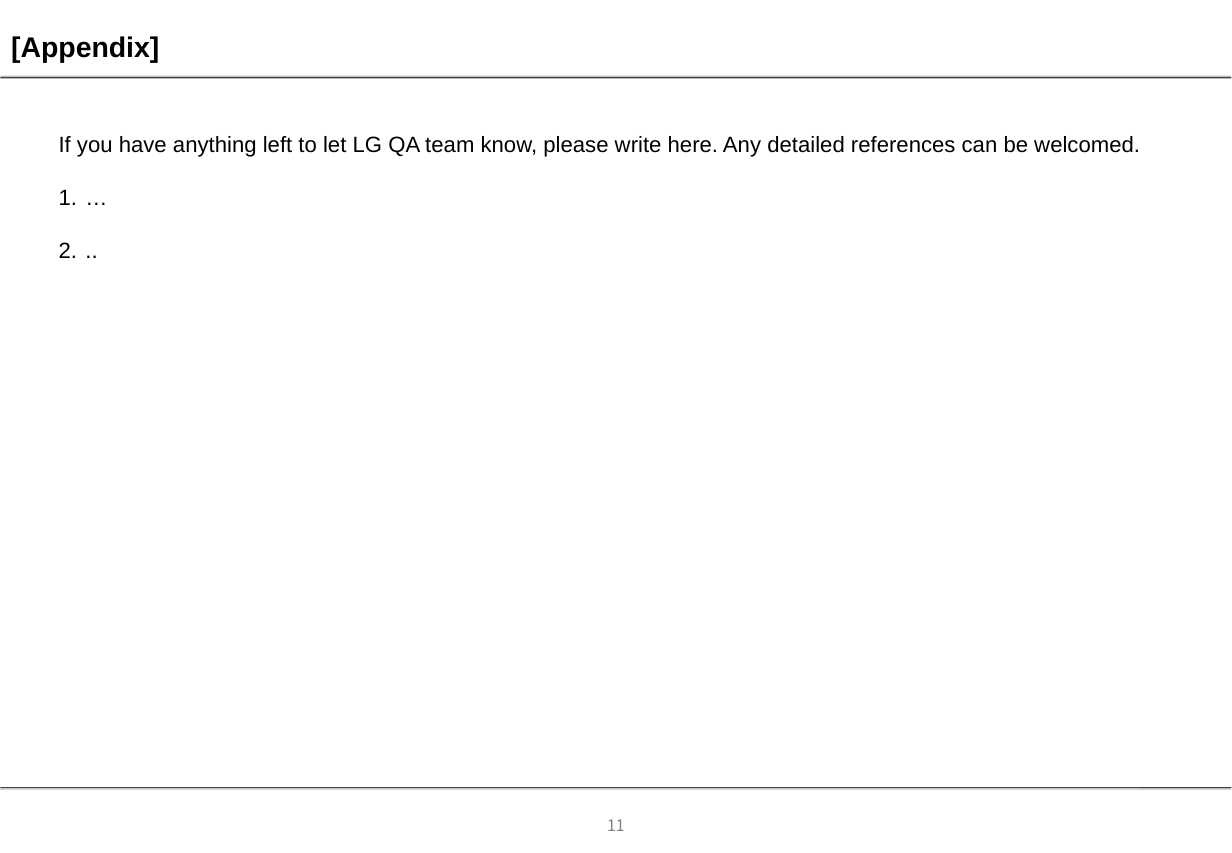
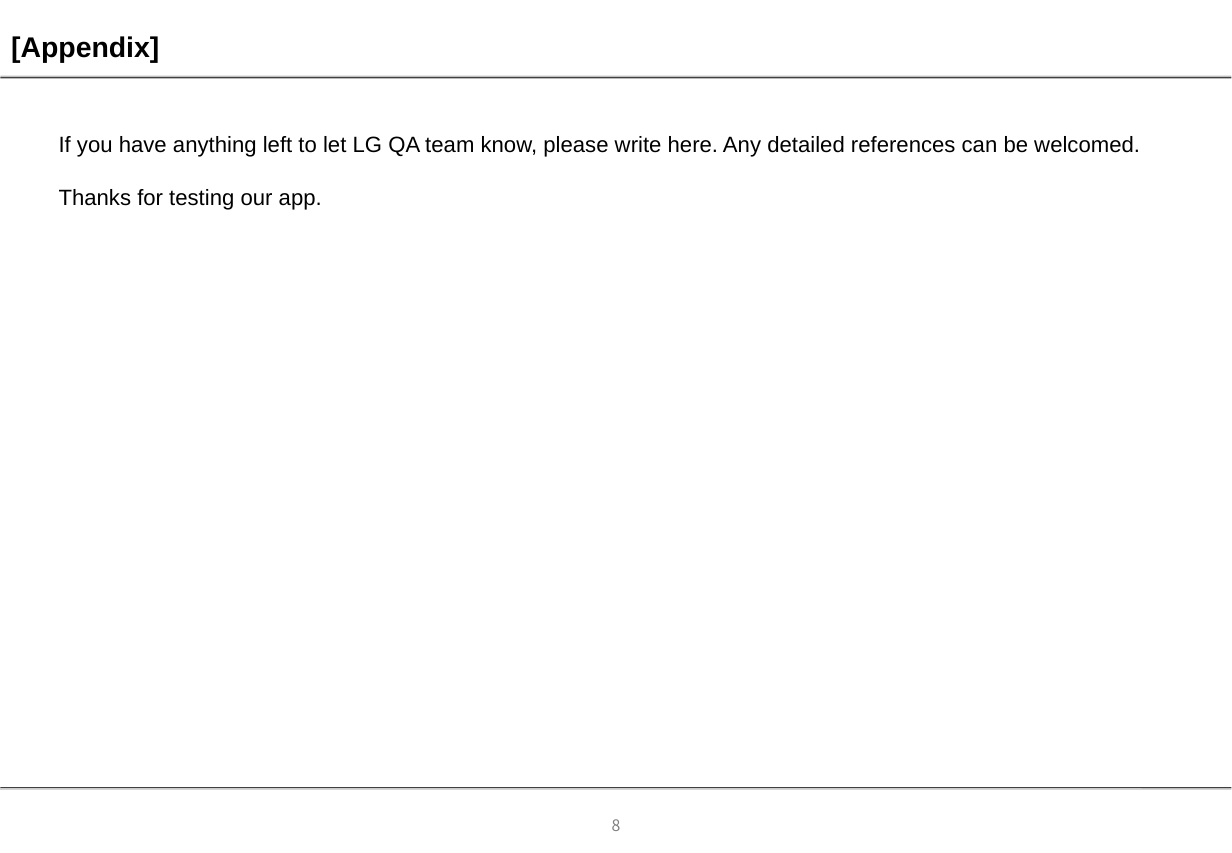
Before and after one commit to mervick/orangeeplayer, a slide deck: slide 8 of docs/documents for lg qa 3.0/app_description_3 0.ppt (slide 11 before the commit). Drawn at 1232x853 pixels with LibreOffice and Linux fonts; fonts in the diff are those of the drawing; background and template pictures are left out. Boxes give left, top, right and bottom in pixels: in the first picture for what was removed or moved away, otherwise in the second. Text is boxed around its words. In the diff, an @@ line names an element or a change of style, - is before the commit and + after.

```diff
--- a/docs/documents for lg qa 3.0/app_description_3 0.ppt
+++ b/docs/documents for lg qa 3.0/app_description_3 0.ppt
@@ text at <box>59,189,322,210</box>: text changed @@
-1. …
-2. ..
+Thanks for testing our app.
@@ page number at <box>612,819,621,831</box>: text changed @@
-11
+8
```
Also in this commit, not shown: 2 other slides changed, 3 slides added, 6 slides removed, 2 other files.
